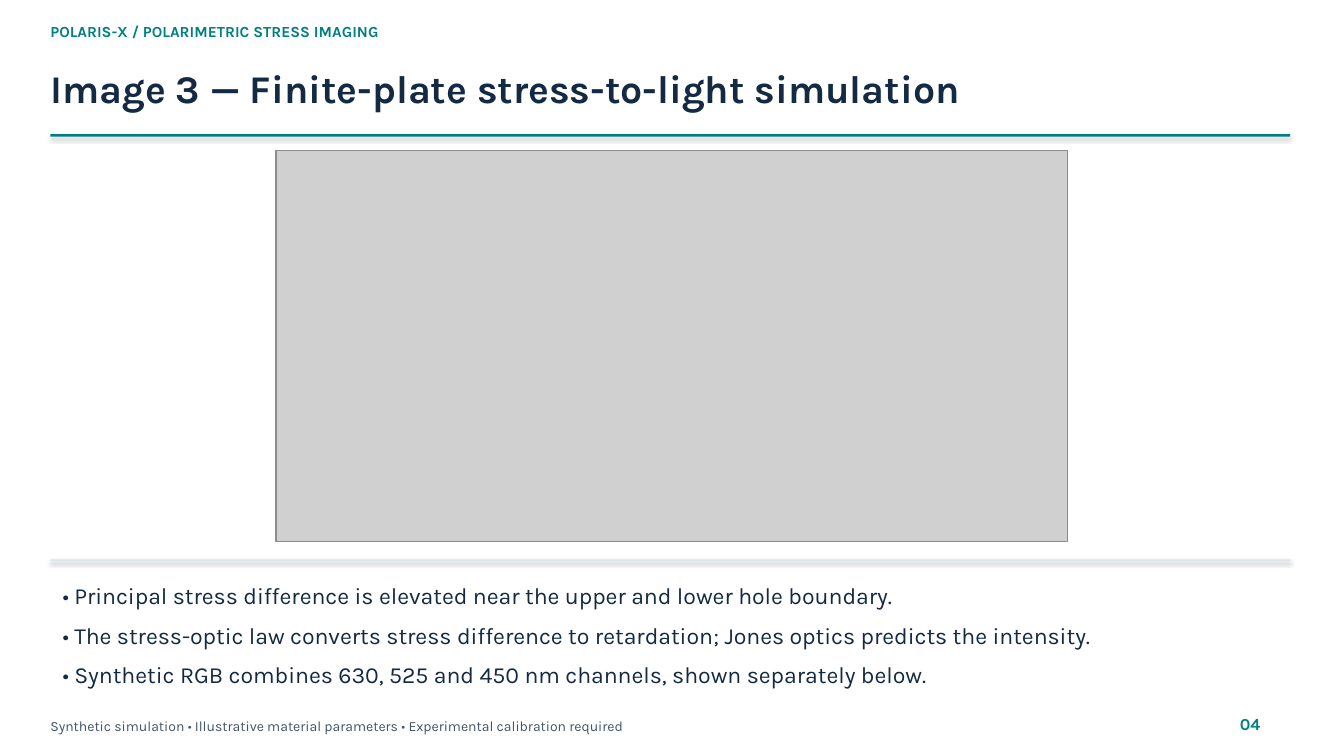
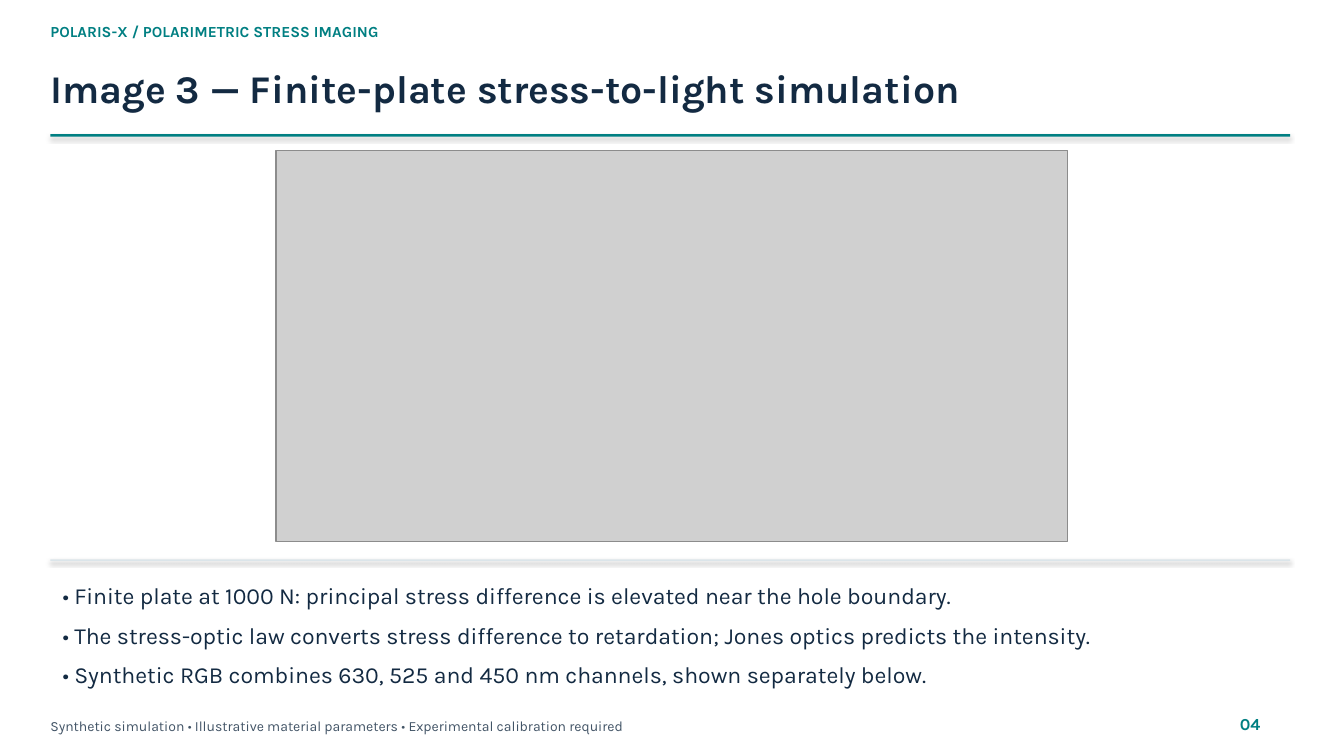
Before and after one commit to Aemili09/POLARIS, a slide deck: slide 4 of presentation/POLARIS-X_Numbered_Figures.pptx. Drawn at 1344x756 pixels with LibreOffice and Linux fonts; fonts in the diff are those of the drawing; grey boxes stand for pictures. Boxes give left, top, right and bottom in pixels: in the first picture for what was removed or moved away, otherwise in the second. Text is boxed around its words. In the diff, an @@ line names an element or a change of style, - is before the commit and + after.

Commit message:
Audit scientific figures and fix boundary masks and misleading plot scales

```diff
--- a/presentation/POLARIS-X_Numbered_Figures.pptx
+++ b/presentation/POLARIS-X_Numbered_Figures.pptx
@@ text at (x1=74, y1=588, x2=950, y2=610): text changed @@
-• Principal stress difference is elevated near the upper and lower hole boundary.
+• Finite plate at 1000 N: principal stress difference is elevated near the hole boundary.
```
Also in this commit, not shown: 3 other slides changed, 17 other files.
